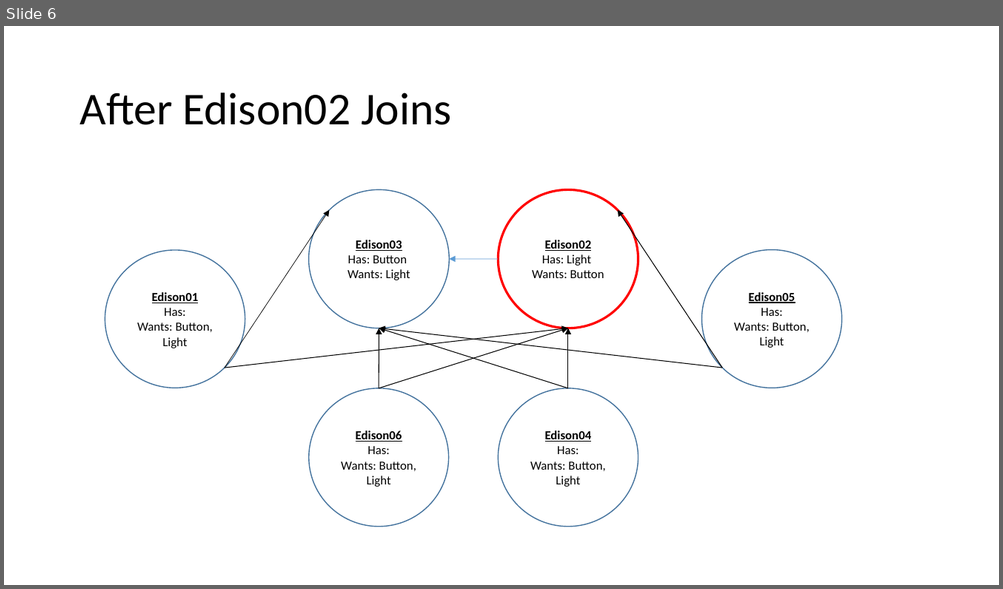
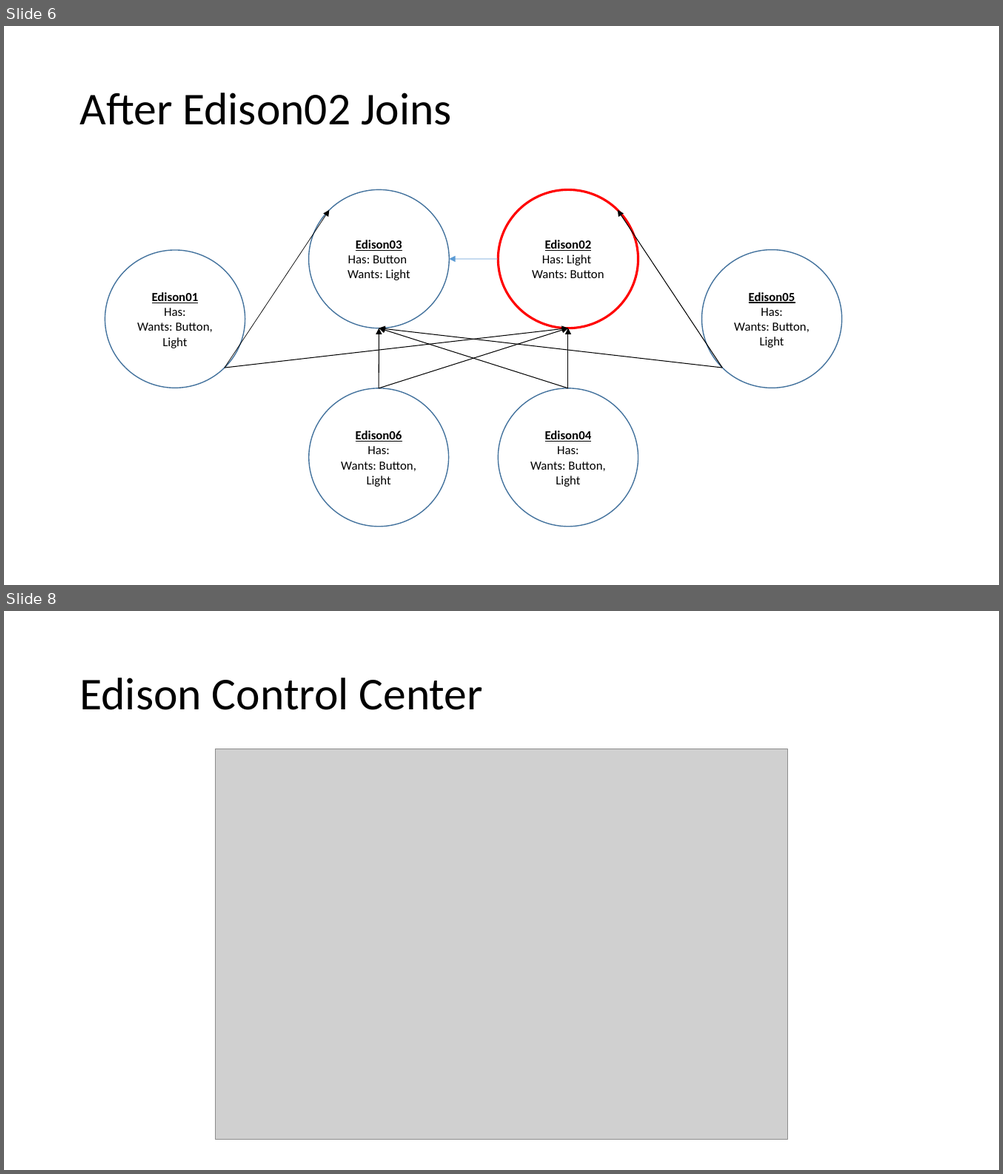
Before and after one commit to rush2sk8/Intel-Edison-PS, a slide deck: node network.pptx. Shown one above the other, each under a label of ours: slide 6 before the commit, slides 6 and 8 after it; the slides between them are not shown. The pictures are 1003x589 and 1003x1174 pixels, drawn with LibreOffice and Linux fonts; fonts in the diff are those of the drawing; grey boxes stand for pictures. Boxes give left, top, right and bottom in pixels: in the first picture for what was removed or moved away, otherwise in the second. Text is boxed around its words. In the diff, an @@ line names an element or a change of style, - is before the commit and + after.

```diff
--- a/node network.pptx
+++ b/node network.pptx
@@ slide 8 added at bbox=[4, 611, 999, 1170], background #FFFFFF @@
@@ title added at bbox=[79, 678, 483, 710], 44 pt, text #000000 @@
+Edison Control Center
@@ picture added at bbox=[216, 749, 788, 1140] @@
```
Also in this commit, not shown: 1 slide changed, 1 other slide added, 1 slide removed, 15 other files.
